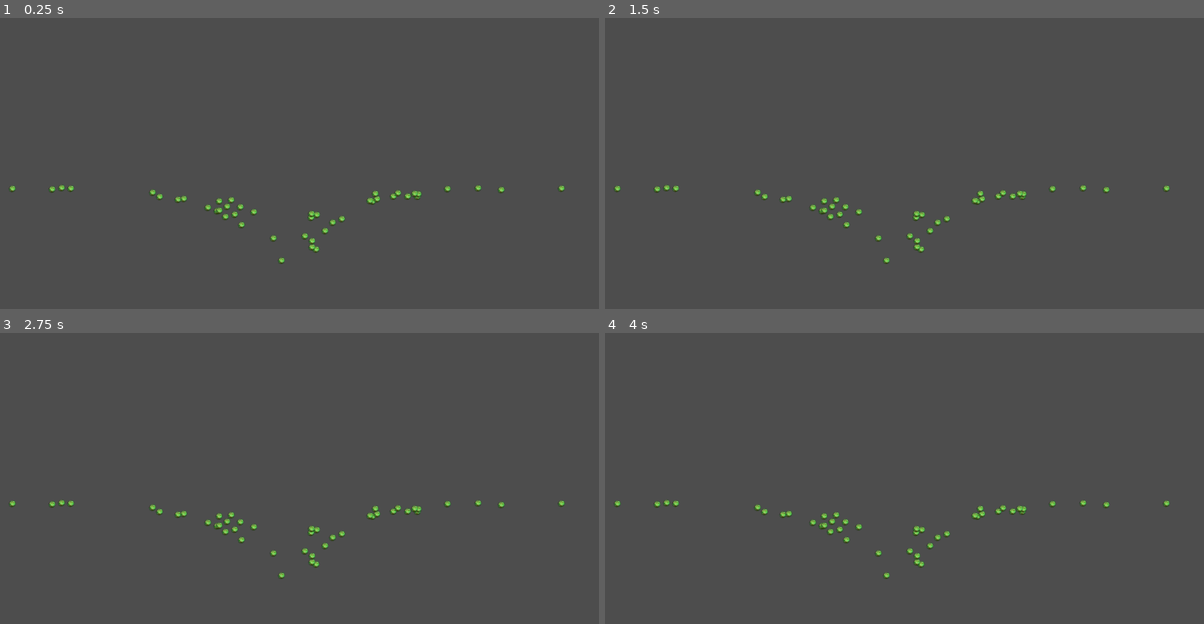
Above: before the commit, frames 1-4 (two rows, left to right).
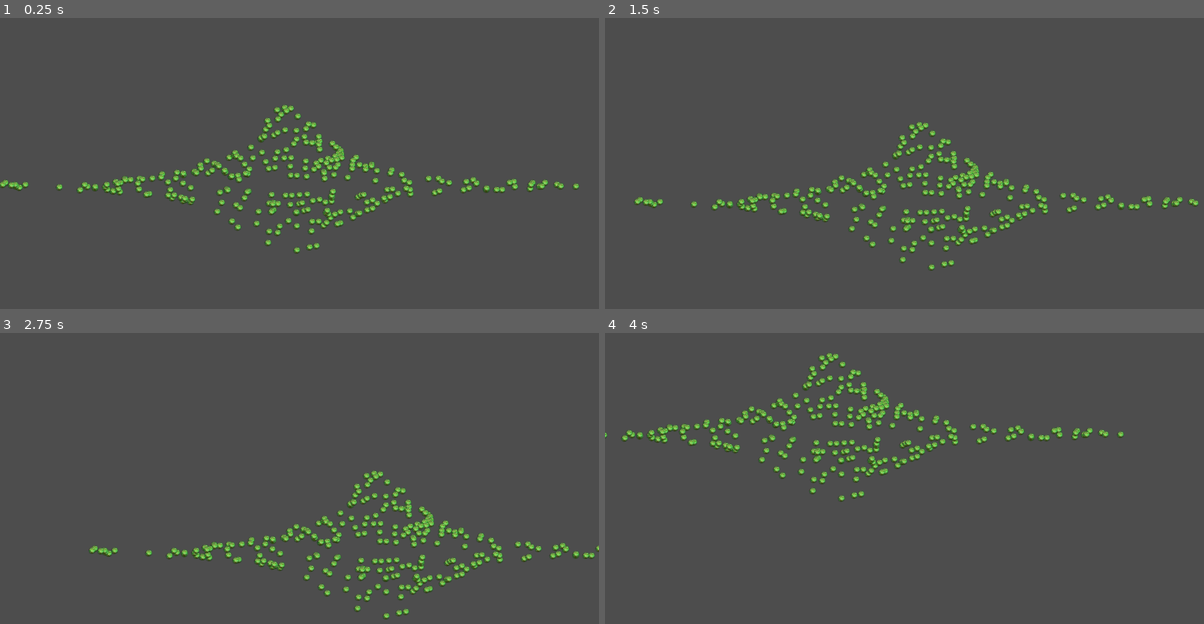
Above: after the commit, the same moments.

Repository: ramhacks/space-game-remake
Game: Godot game, scene res://survival.tscn
The game is run twice, just before and just after one commit, with the same random seed, the same clock (stepped at 60 frames per second) and the same inputs.
Inputs (mouse positions are in pixels of both pictures, inside the frame that each line leads up to):
- Up to frame 1 (0.25 s): no input
- Up to frame 2 (1.5 s): tap Enter at 0.5 s; move the mouse to (1036, 169) at 0.52 s; click (1036, 169) at 0.67 s; tap Space at 1.25 s; drag from (784, 201) to (874, 253) at 1.27 s
- Up to frame 3 (2.75 s): tap Enter at 2 s; move the mouse to (359, 426) at 2.02 s; click (359, 426) at 2.17 s
- Up to frame 4 (4 s): tap Space at 2.75 s; drag from (874, 568) to (724, 449) at 2.77 s; tap Enter at 3.5 s; move the mouse to (1084, 551) at 3.52 s; click (1084, 551) at 3.67 s

The runs differ from the first frame. In frame 1, 4.8% of the frame differs, in the area x 0-97%, y 29-85%; in frame 2, 4.9%; in frame 3, 4.8%; in frame 4, 5.0%, in the area x 0-95%, y 6-85%.

Commit message:
added camera

Diff:
--- a/the-space-game/Asteroid GD/Asteroid_Script.gd
+++ b/the-space-game/Asteroid GD/Asteroid_Script.gd
@@ -3,7 +3,7 @@
 
 # Called when the node enters the scene tree for the first time.
 func _ready() -> void:
-	print("hello, my name is: ")
+	pass
 
 func setname(name):
 	print(name)
--- a/the-space-game/Asteroid GD/asteroid_gen.gd
+++ b/the-space-game/Asteroid GD/asteroid_gen.gd
@@ -29,15 +29,15 @@
 
 	var center = [int(get_viewport_rect().size.x/2), transformy*-1]
 
-	var place_chance = 10 #chance of placing asteroid, right now it is 10%
+	var place_chance = 15 #chance of placing asteroid, right now it is 10%
    #change it so that generates more toward center point
    #do this by getting distance from center, the closer it is the higher the chance of placing it
 
 
-	var asteroid_x_spread = 5 #spread of asteroids over the x-axis
+	var asteroid_x_spread = 4 #spread of asteroids over the x-axis
 
 
-	var loopamount = 10 #amount of times to iterate over smaller wave
+	var loopamount = 12 #amount of times to iterate over smaller wave
 	for j in range(0, loopamount):
 		var random_chance_change = random.randf_range(1.5,2)
 		var asteroid_separation = random.randf_range(1, 3)  #amount asteroids are separated over the x axis
@@ -57,8 +57,23 @@
 				s.position.y = y_pos
 				self.add_child(s)
 
+		for i in loop:
+			var x_pos = i*asteroid_x_spread # multiple by a constant to spread out the points
+			var y_pos = (height*-1)/(1+((x_pos+transformx)/width)**2)-transformy # plot the function
+
+			#have to find a way to tilt the wave
+			var distance = sqrt(((center[0]-x_pos)**2)+(center[1]-y_pos)**2) # calculate the distance from the center point (this will change when we make the center point 0, 0)
+			var place = random.randi_range(0, int(distance))
+			if(place < place_chance and x_pos < get_viewport_rect().size.x):
+				var jiggle_asteroid = random.randi_range(-10, 10)  #if place is less then 10 place asteroid
+				var asteroid = preload( "res://Asteroid_Gen/asteroid.tscn")
+				var s = asteroid.instantiate()
+				s.position.x = x_pos + jiggle_asteroid
+				s.position.y = y_pos
+				self.add_child(s)
+
+
 		if(height > 0):
-			print(height)
 			#shrink the wave so we can generate asteroids inside the wave, this is how we make the asteroids to appear to look nateral
 			height -= (j+(loopamount/random_chance_change))
 		else:
@@ -67,6 +82,9 @@
 
 
 
+
+
+
 # Called every frame. 'delta' is the elapsed time since the previous frame.
 func _process(delta: float) -> void:
 	pass
--- /dev/null
+++ b/the-space-game/camera_2d.gd
@@ -0,0 +1,42 @@
+extends Camera2D
+class_name MainCamera
+
+var _target_zoom: float = 1.0
+
+const MIN_ZOOM: float = 1.5
+const MAX_ZOOM: float = 4
+const ZOOM_INCREMENT: float = 0.2
+
+const ZOOM_RATE: float = 8.0
+var mouse_start_pos
+var screen_start_position
+
+var dragging = false
+
+
+
+
+func _input(event):
+
+	if event is InputEventMouseButton:
+		if event.is_pressed():
+			mouse_start_pos = event.position
+			screen_start_position = position
+			dragging = true
+		else:
+			dragging = false
+
+
+
+		if event.button_index == MOUSE_BUTTON_WHEEL_UP: #If scroll up, zoom
+			self.zoom.x +=0.5
+			self.zoom.y +=0.5
+		if event.button_index == MOUSE_BUTTON_WHEEL_DOWN: #If scroll down, dezoom
+			#zoom_out()
+			self.zoom.x-=0.5
+			self.zoom.y-=0.5
+
+
+	elif event is InputEventMouseMotion and dragging:
+		print("drag")
+		position = (mouse_start_pos - event.position)/zoom + screen_start_position
--- a/the-space-game/survival.gd
+++ b/the-space-game/survival.gd
@@ -6,6 +6,7 @@
 	var scene = preload("res://Asteroid_Gen/asteroid_field.tscn")
 	var instance = scene.instantiate()
 	self.add_child(instance)
+	print(self.get_children())
 
 
 
--- a/the-space-game/survival.tscn
+++ b/the-space-game/survival.tscn
@@ -1,6 +1,11 @@
-[gd_scene load_steps=2 format=3 uid="uid://cf5pqleati37r"]
+[gd_scene load_steps=3 format=3 uid="uid://cf5pqleati37r"]
 
 [ext_resource type="Script" path="res://survival.gd" id="1_e2foe"]
+[ext_resource type="Script" path="res://camera_2d.gd" id="2_whqux"]
 
 [node name="Survival" type="Node2D"]
 script = ExtResource("1_e2foe")
+
+[node name="Camera2D" type="Camera2D" parent="."]
+position = Vector2(575, 325)
+script = ExtResource("2_whqux")
